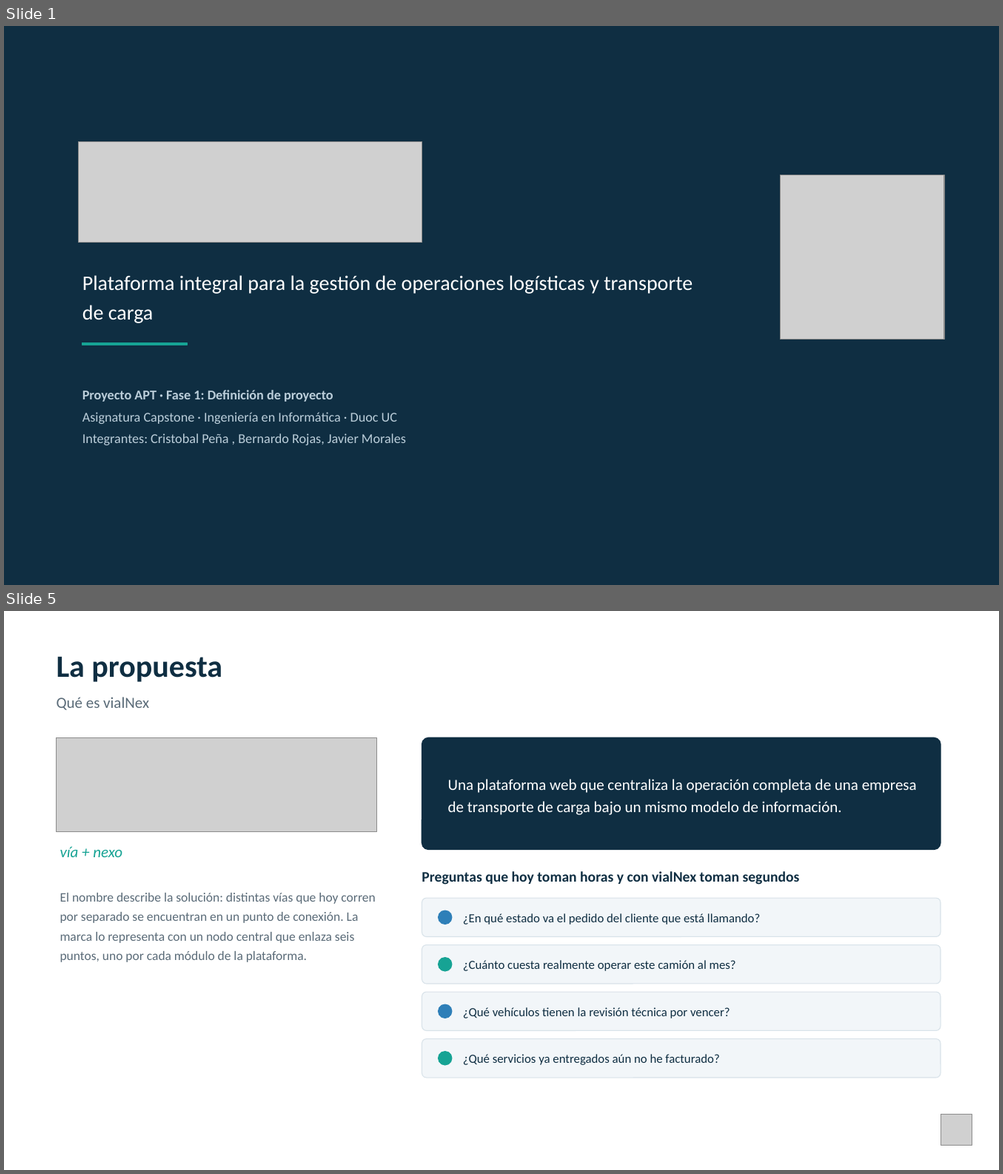
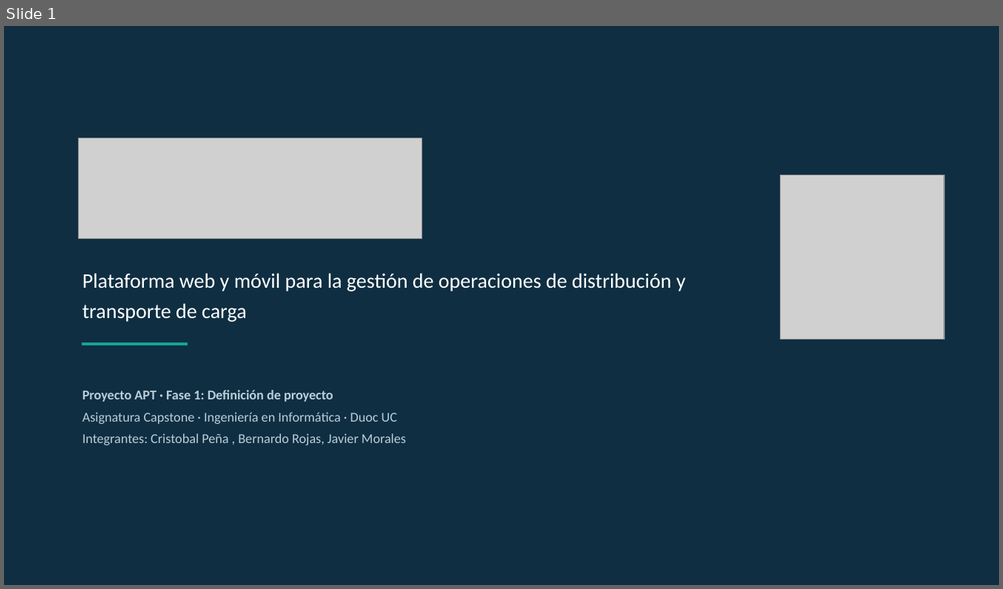
Before and after one commit to jmoralesduoc/Vialnex, a slide deck: Fase 1/Evidencia Grupales/vialNex_Presentacion_Proyecto_APT.pptx. Shown one above the other, each under a label of ours: slides 1 and 5 before the commit, slide 1 after it; the slides between them are not shown. The pictures are 1003x1174 and 1003x589 pixels, drawn with LibreOffice and Linux fonts; fonts in the diff are those of the drawing; grey boxes stand for pictures. Boxes give left, top, right and bottom in pixels: in the first picture for what was removed or moved away, otherwise in the second. Text is boxed around its words. In the diff, an @@ line names an element or a change of style, - is before the commit and + after.

```diff
--- a/Fase 1/Evidencia Grupales/vialNex_Presentacion_Proyecto_APT.pptx
+++ b/Fase 1/Evidencia Grupales/vialNex_Presentacion_Proyecto_APT.pptx
@@ slide 5 removed at (4, 611, 999, 1170), background #FFFFFF @@
@@ text removed at (57, 656, 222, 682) @@
-La propuesta
@@ text removed at (57, 697, 149, 710) @@
-Qué es vialNex
@@ picture removed at (57, 738, 377, 832) @@
@@ rounded rectangle removed at (422, 738, 940, 850) @@
@@ text removed at (448, 779, 916, 815) @@
-Una plataforma web que centraliza la operación completa de una empresa de transporte de carga bajo un mismo modelo de información.
@@ text removed at (60, 846, 122, 857) @@
-vía + nexo
@@ text removed at (421, 871, 800, 885) @@
-Preguntas que hoy toman horas y con vialNex toman segundos
@@ text removed at (60, 893, 375, 963) @@
-El nombre describe la solución: distintas vías que hoy corren por separado se encuentran en un punto de conexión. La marca lo representa con un nodo central que enlaza seis puntos, uno por cada módulo de la plataforma.
@@ rounded rectangle removed at (422, 898, 940, 937) @@
@@ ellipse removed at (438, 911, 452, 924) @@
@@ text removed at (463, 914, 760, 925) @@
-¿En qué estado va el pedido del cliente que está llamando?
@@ rounded rectangle removed at (422, 945, 940, 984) @@
@@ ellipse removed at (438, 958, 452, 971) @@
@@ text removed at (463, 960, 736, 971) @@
-¿Cuánto cuesta realmente operar este camión al mes?
@@ rounded rectangle removed at (422, 992, 940, 1031) @@
@@ ellipse removed at (438, 1005, 452, 1019) @@
@@ text removed at (463, 1008, 730, 1019) @@
-¿Qué vehículos tienen la revisión técnica por vencer?
@@ rounded rectangle removed at (422, 1039, 940, 1078) @@
@@ ellipse removed at (438, 1052, 452, 1065) @@
@@ text removed at (463, 1054, 719, 1065) @@
-¿Qué servicios ya entregados aún no he facturado?
@@ picture removed at (940, 1115, 972, 1146) @@
@@ slide 1 changed as well @@
@@ picture: place and size @@
-picture at (79, 141, 422, 242)
+picture at (79, 138, 422, 238)
@@ text at (82, 273, 686, 322): text changed @@
-Plataforma integral para la gestión de operaciones logísticas y transporte de carga
+Plataforma web y móvil para la gestión de operaciones de distribución y transporte de carga
```
Also in this commit, not shown: 9 other slides changed, 10 slides added, 9 other slides removed, 1 other file.
